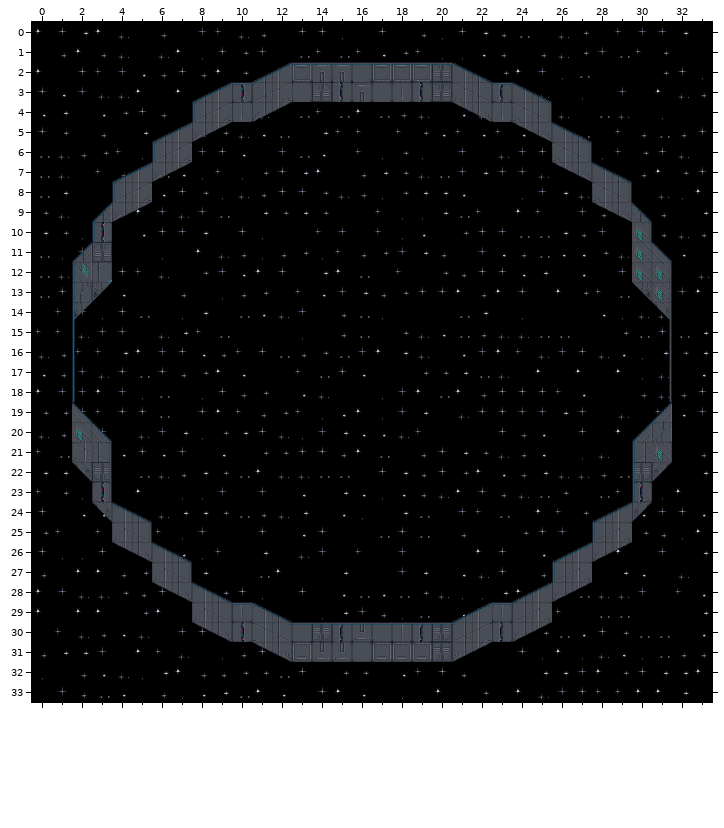
Tiled map (JSON): maps/secondfloor.json. Above is the file before it was changed.
Cells are 32x32 px. Shown: x 0..33, y 0..33. Not drawn, because the pictures are missing: unchanged layers "bottom", "teleporter".
After the commit:
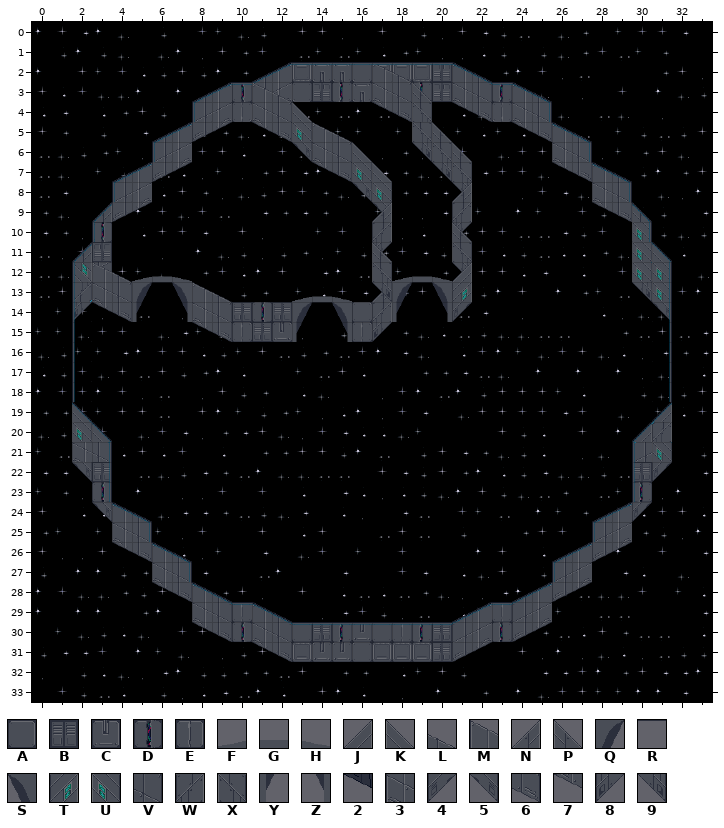
Key: from "rc3-mullana-floor-wall_windows": A 0, B 2, C 3, D 4, E 5, F 48, G 49, H 50, J 61, K 61 flipped left-right, L 64 flipped left-right, M 65 flipped left-right, N 67, P 67 flipped left-right, Q 68, R 69, S 70, T 81, U 81 flipped left-right, V 84 flipped left-right, W 87, X 87 flipped left-right, Y 88, Z 90, 2 102, 3 285 flipped left-right, 4 301, 5 301 flipped left-right, 6 304 flipped left-right, 7 305 flipped left-right, 8 307, 9 307 flipped left-right.
_ is an empty cell.
Tiles of an added or newly shown layer are drawn over the layers below it.
Author's note on the commit: zweiter stock
Diff:
Layer "outer_walls":
y 6: x 13 _ -> 2
Layer "inner_walls_1" (added):
y 2: x 17..18 __ -> ML
y 3: x 11..12 __ -> ML; x 19 _ -> P
y 4: x 11..13 ___ -> 3VK; x 17..19 ___ -> 76X
y 5: x 11..15 _____ -> 76UML; x 19..20 __ -> XP
y 6: x 13..16 ____ -> 53VK; x 19..20 __ -> 9X
y 7: x 14..17 ____ -> 76UK; x 20 _ -> 9
y 8: x 16..17 __ -> 5U; x 21 _ -> 9
y 9: x 17 _ -> 5; x 21 _ -> W
y 10: x 21 _ -> 8
y 11: x 17 _ -> 8
y 12: x 3..7 _____ -> MLFGH; x 18..21 ____ -> FGH9
y 13: x 3..9 _______ -> 3VQRSML; x 13..15 ___ -> FGH; x 17..21 _____ -> NQRST
y 14: x 3..5 ___ -> 76Y; x 7..18 ____________ -> Z3VBDBQRSAWY; x 20..21 __ -> Z4
y 15: x 8..13 ______ -> 76EBCY; x 15..17 ___ -> ZE8
Layer "inner_walls_2" (added):
y 2: x 17..18 __ -> ML
y 3: x 17..18 __ -> 3V
y 4: x 17..18 __ -> 76
y 6: x 21 _ -> P
y 7: x 21 _ -> X
y 8: x 21 _ -> N
y 9: x 17 _ -> N
y 10: x 17 _ -> W; x 21 _ -> P
y 11: x 17 _ -> P; x 21 _ -> X
y 12: x 21 _ -> J
Layer "inner_walls_3" (added):
y 11: x 17 _ -> P
y 12: x 17 _ -> X
y 13: x 17 _ -> 9
Where, in picture pixels (left, top, right, bottom), the same in both pictures:
added: (92, 64, 472, 342)
